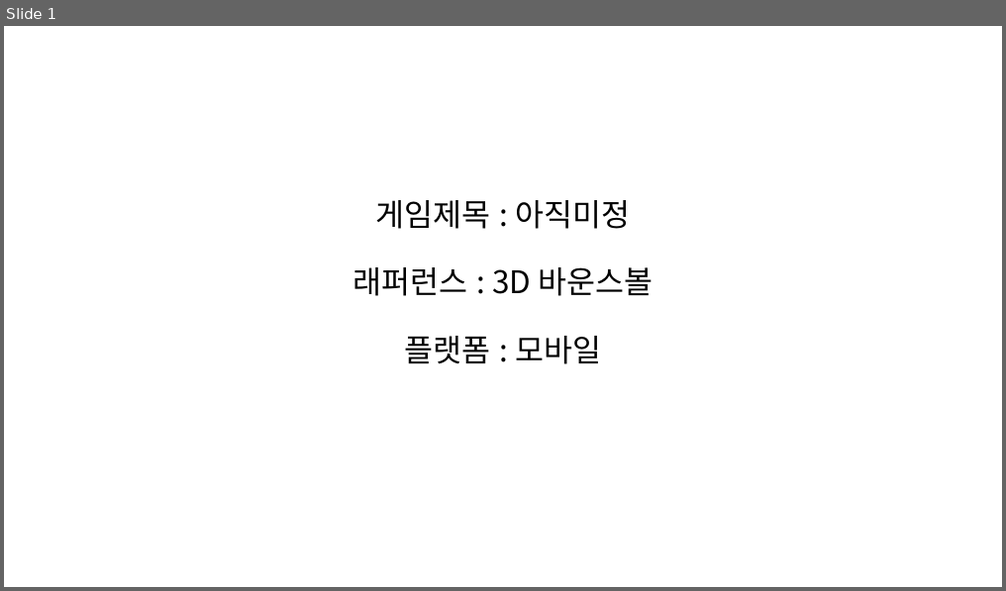
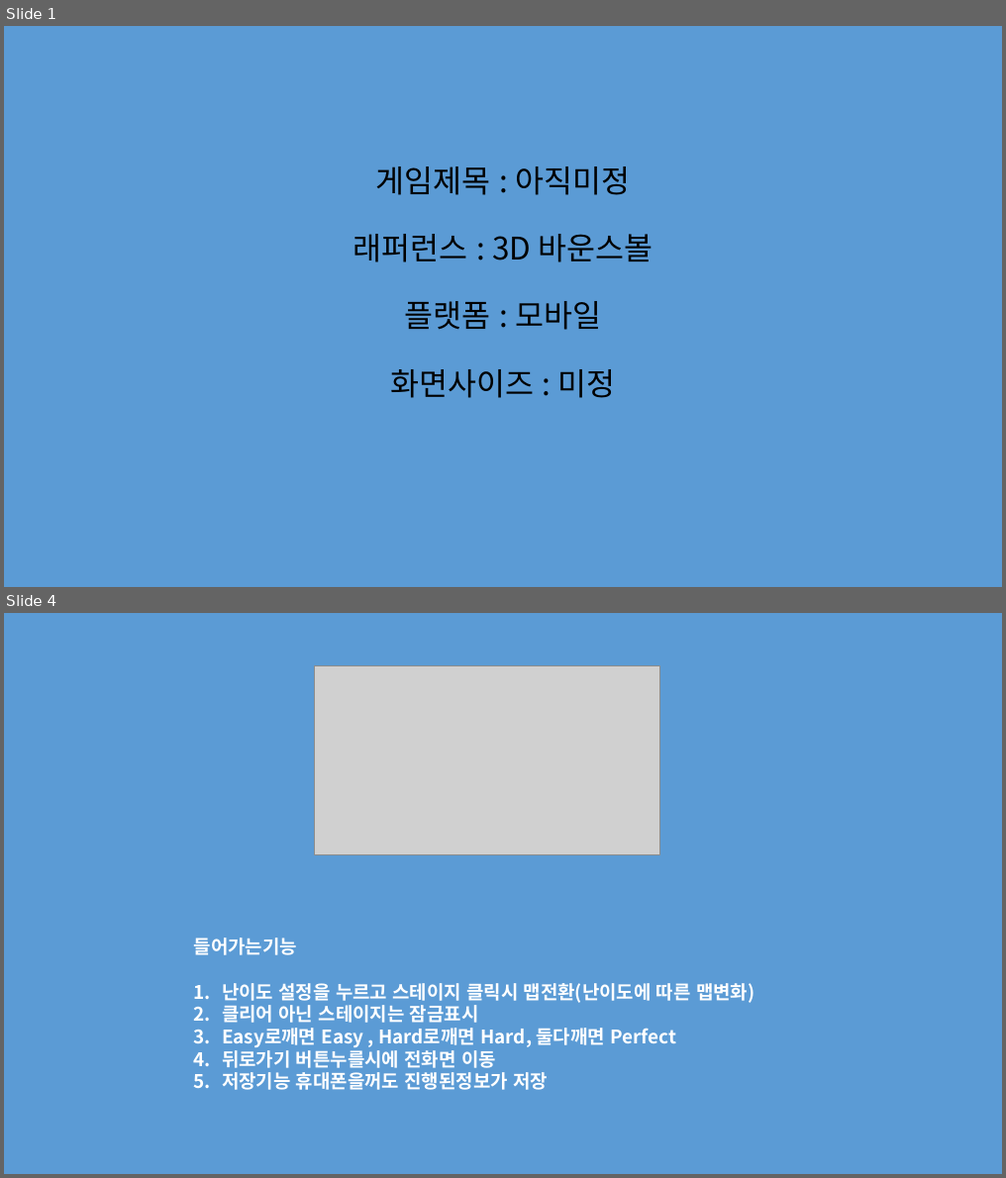
Before and after one commit to LeeJaeHwan182/Dongseo_Art-IndieGame, a slide deck: Dongseo/Dongseo_Art&IndieGame_PPT.pptx. Shown one above the other, each under a label of ours: slide 1 before the commit, slides 1 and 4 after it; the slides between them are not shown. The pictures are 1006x591 and 1006x1178 pixels, drawn with LibreOffice and Linux fonts; fonts in the diff are those of the drawing; grey boxes stand for pictures. Boxes give left, top, right and bottom in pixels: in the first picture for what was removed or moved away, otherwise in the second. Text is boxed around its words. In the diff, an @@ line names an element or a change of style, - is before the commit and + after.

Commit message:
(LJH) PPT make a change
피피티 들어갈거 간략하게 생각해봄

```diff
--- a/Dongseo/Dongseo_Art&IndieGame_PPT.pptx
+++ b/Dongseo/Dongseo_Art&IndieGame_PPT.pptx
@@ slide 4 added at (x1=4, y1=613, x2=1002, y2=1174), background #5B9BD5 @@
@@ picture added at (x1=315, y1=666, x2=660, y2=856) @@
@@ text added at (x1=194, y1=938, x2=754, y2=1090), 18 pt, text #FFFFFF, bold @@
+들어가는기능
+1. 난이도 설정을 누르고 스테이지 클릭시 맵전환(난이도에 따른 맵변화)
+2. 클리어 아닌 스테이지는 잠금표시
+3. Easy로깨면 Easy , Hard로깨면 Hard, 둘다깨면 Perfect
+4. 뒤로가기 버튼누를시에 전화면 이동
+5. 저장기능 휴대폰을꺼도 진행된정보가 저장
@@ slide 1 changed as well @@
@@ background #FFFFFF to #5B9BD5 @@
@@ text at (x1=390, y1=370, x2=616, y2=398): paragraph added @@
+화면사이즈 : 미정
```
Also in this commit, not shown: 5 other slides added.
